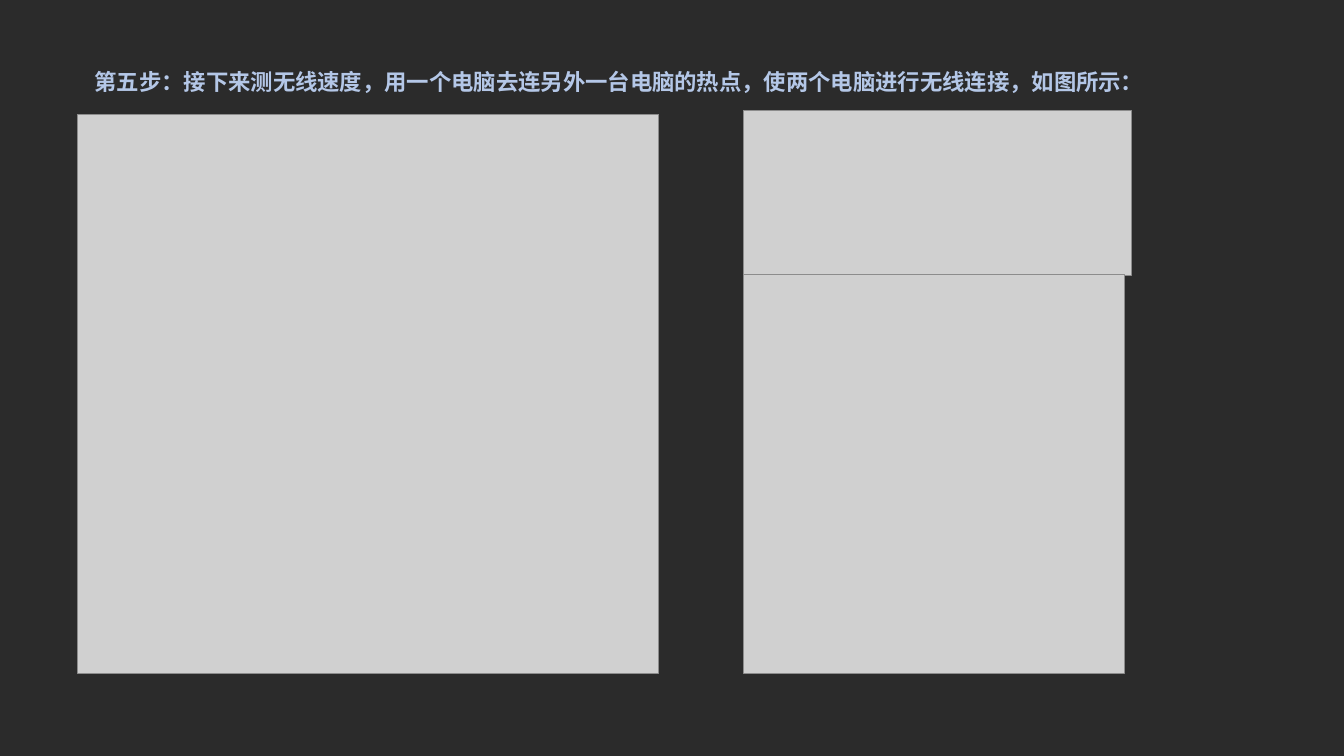
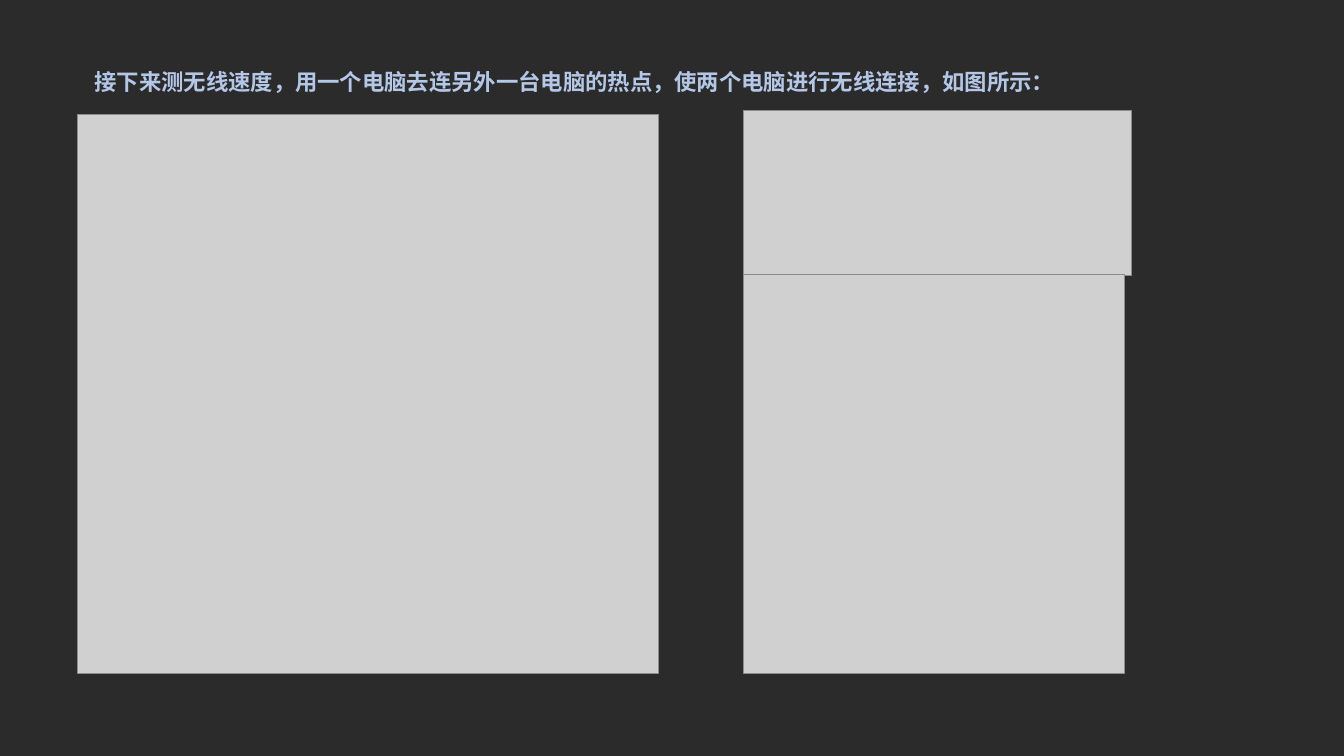
Before and after one commit to lhl1/lhl1.github.io, a slide deck: slide 8 of other/204实验.pptx. Drawn at 1344x756 pixels with LibreOffice and Linux fonts; fonts in the diff are those of the drawing; grey boxes stand for pictures; background and template pictures are left out; a plain dark background stands for a picture behind light text. Boxes give left, top, right and bottom in pixels: in the first picture for what was removed or moved away, otherwise in the second. Text is boxed around its words. In the diff, an @@ line names an element or a change of style, - is before the commit and + after.

```diff
--- a/other/204实验.pptx
+++ b/other/204实验.pptx
@@ title at (94, 71, 1054, 93): text changed @@
-第五步：接下来测无线速度，用一个电脑去连另外一台电脑的热点，使两个电脑进行无线连接，如图所示：
+接下来测无线速度，用一个电脑去连另外一台电脑的热点，使两个电脑进行无线连接，如图所示：
```
Also in this commit, not shown: 6 other slides changed, 1 slide added, 39 other files.
